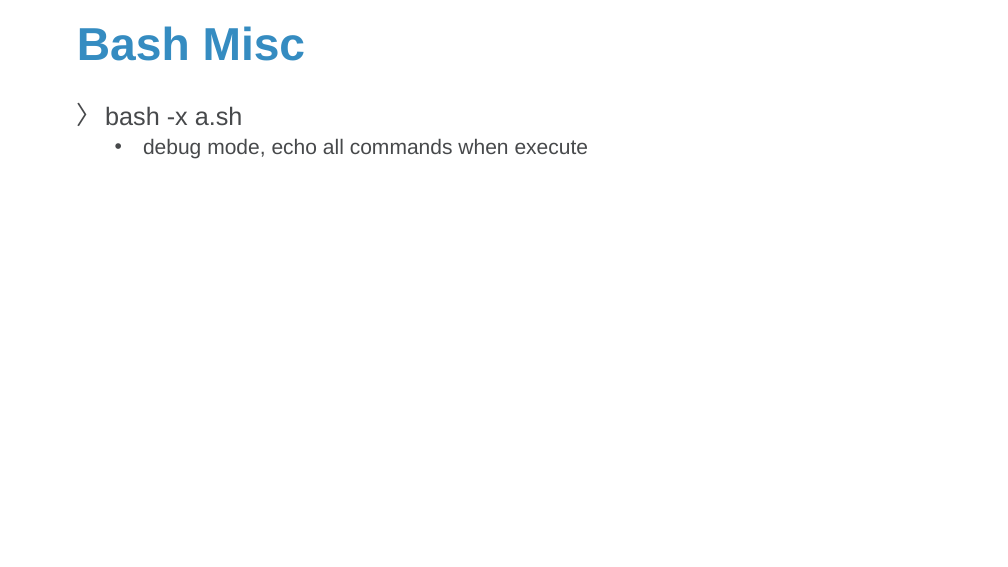
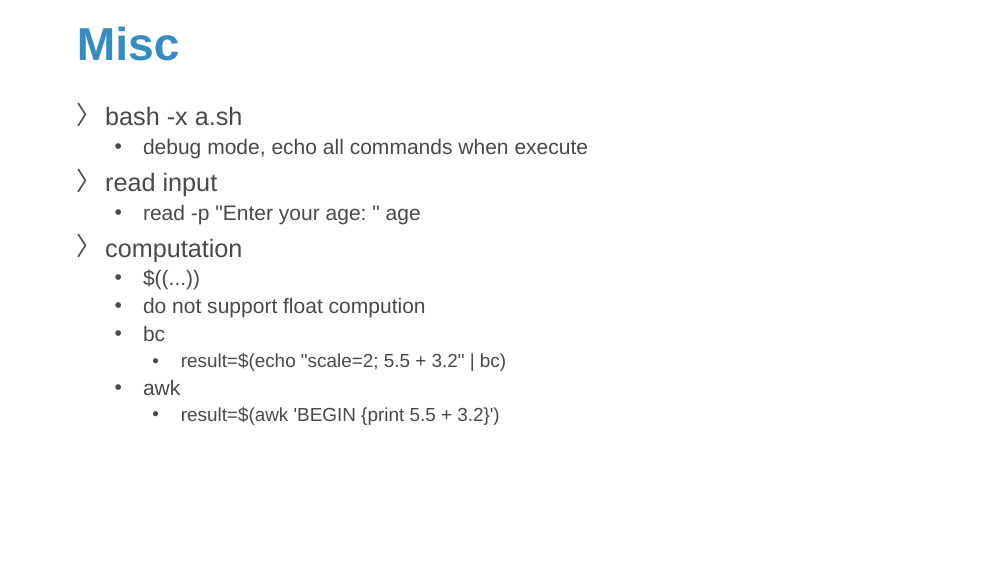
Before and after one commit to Sparks-Lu/TechNotes, a slide deck: slide 29 of Linux/Linux_Notes.pptx (slide 8 before the commit). Drawn at 1008x567 pixels with LibreOffice and Linux fonts; fonts in the diff are those of the drawing; background and template pictures are left out. Boxes give left, top, right and bottom in pixels: in the first picture for what was removed or moved away, otherwise in the second. Text is boxed around its words. In the diff, an @@ line names an element or a change of style, - is before the commit and + after.

```diff
--- a/Linux/Linux_Notes.pptx
+++ b/Linux/Linux_Notes.pptx
@@ title at (x1=77, y1=26, x2=180, y2=61): text changed @@
-Bash Misc
+Misc
@@ text at (x1=105, y1=172, x2=506, y2=425): paragraphs added @@
+〉 read input
+  • read -p "Enter your age: " age
+〉 computation
+  • $((...))
+  • do not support float compution
+  • bc
+    • result=$(echo "scale=2; 5.5 + 3.2" | bc)
+  • awk
+    • result=$(awk 'BEGIN {print 5.5 + 3.2}')
```
Also in this commit, not shown: 19 other slides changed, 19 slides added, 41 other files.
